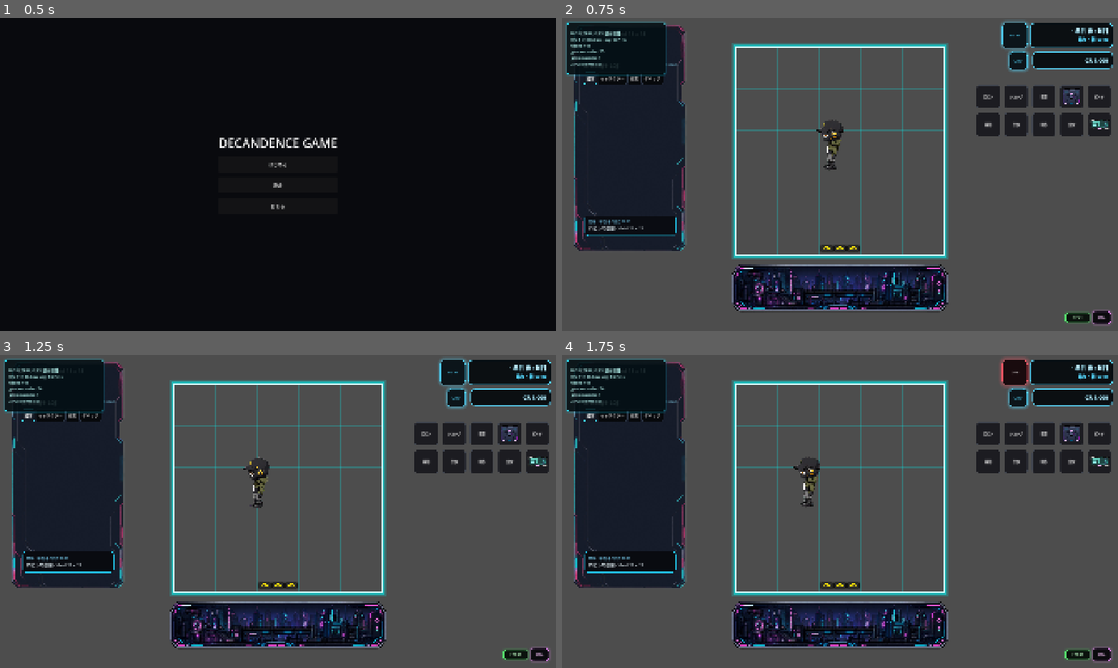
Above: before the commit, frames 1-4 (two rows, left to right).
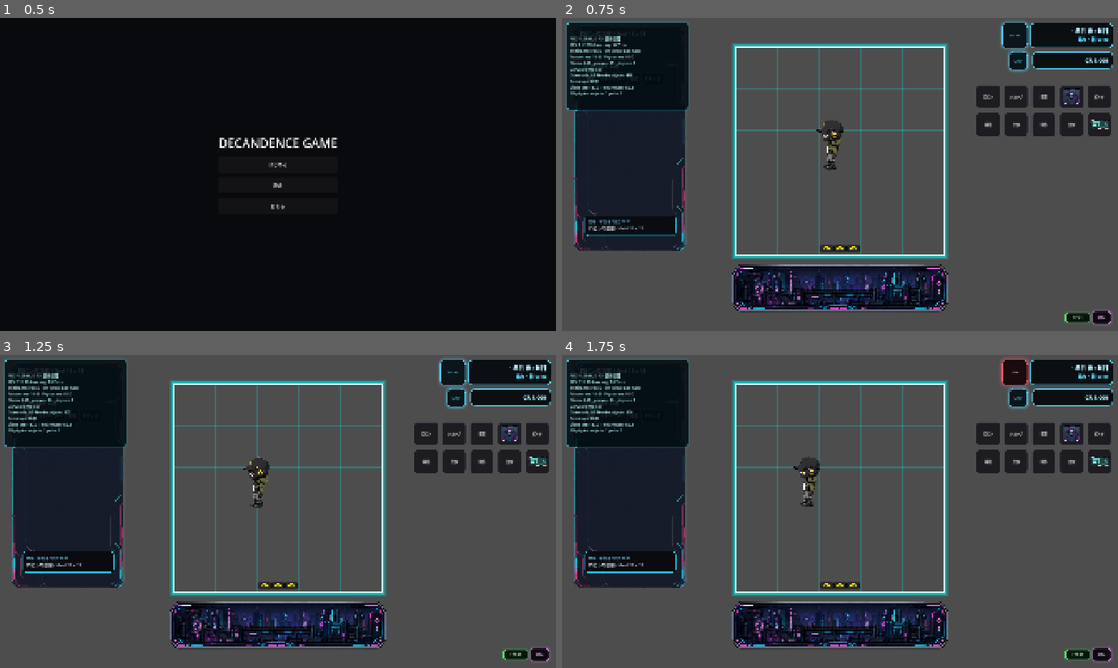
Above: after the commit, the same moments.

Repository: grimoire1089-coder/optimistic
Game: Godot game, scene res://Scenes/Boot/TitleScene.tscn
The game is run twice, just before and just after one commit, with the same random seed, the same clock (stepped at 60 frames per second) and the same inputs. Sound files missing from this copy of the repository are replaced by a short silence.
Inputs:
- Up to frame 1 (0.5 s): no input
- Up to frame 2 (0.75 s): click "はじめる" at 0.5 s
- Up to frame 3 (1.25 s): no input
- Up to frame 4 (1.75 s): click "BGM" at 1.25 s

Frame 1 is identical in both runs. In frame 2, 1.8% of the frame differs, in the area x 0-23%, y 1-30%; in frame 3, 1.9%; in frame 4, 1.9%.

Commit message:
Show engine and rendering counters in profiler HUD

Diff:
--- a/Scripts/UI/Debug/SimpleProfilerHud.gd
+++ b/Scripts/UI/Debug/SimpleProfilerHud.gd
@@ -2,7 +2,7 @@
 class_name SimpleProfilerHud
 
 @export var update_interval_seconds: float = 0.5
-@export var panel_size: Vector2 = Vector2(340.0, 180.0)
+@export var panel_size: Vector2 = Vector2(420.0, 300.0)
 @export var panel_offset: Vector2 = Vector2(16.0, 16.0)
 @export var toggle_key: Key = KEY_F3
 
@@ -106,14 +106,34 @@
 	var fps_ms := 0.0
 	if fps > 0:
 		fps_ms = 1000.0 / float(fps)
-	return "PROFILER HUD  F3: 表示切替\nFPS: %d / %.1f ms  avg: %.1f ms\nNodes: %d\n_process nodes: %d\n_physics nodes: %d\nCanvasItems: %d" % [
+	var process_ms := _seconds_to_ms(float(Performance.get_monitor(Performance.TIME_PROCESS)))
+	var physics_ms := _seconds_to_ms(float(Performance.get_monitor(Performance.TIME_PHYSICS_PROCESS)))
+	var draw_calls := int(Performance.get_monitor(Performance.RENDER_TOTAL_DRAW_CALLS_IN_FRAME))
+	var render_objects := int(Performance.get_monitor(Performance.RENDER_TOTAL_OBJECTS_IN_FRAME))
+	var render_primitives := int(Performance.get_monitor(Performance.RENDER_TOTAL_PRIMITIVES_IN_FRAME))
+	var video_mb := _bytes_to_mb(float(Performance.get_monitor(Performance.RENDER_VIDEO_MEM_USED)))
+	var texture_mb := _bytes_to_mb(float(Performance.get_monitor(Performance.RENDER_TEXTURE_MEM_USED)))
+	var physics_objects := int(Performance.get_monitor(Performance.PHYSICS_2D_ACTIVE_OBJECTS))
+	var collision_pairs := int(Performance.get_monitor(Performance.PHYSICS_2D_COLLISION_PAIRS))
+	return "PROFILER HUD  F3: 表示切替\nFPS: %d / %.1f ms  avg: %.1f ms\nEngine.max_fps: %d  low_processor: %s\nProcess ms: %.2f  Physics ms: %.2f\nNodes: %d  _process: %d  _physics: %d\nCanvasItems: %d\nDraw calls: %d  Render objects: %d\nPrimitives: %d\nVideo MB: %.1f  Texture MB: %.1f\n2D physics objects: %d  pairs: %d" % [
 		fps,
 		fps_ms,
 		_last_average_frame_ms,
+		Engine.max_fps,
+		str(OS.low_processor_usage_mode),
+		process_ms,
+		physics_ms,
 		_total_node_count,
 		_process_node_count,
 		_physics_node_count,
 		_canvas_item_count,
+		draw_calls,
+		render_objects,
+		render_primitives,
+		video_mb,
+		texture_mb,
+		physics_objects,
+		collision_pairs,
 	]
 
 
@@ -137,3 +157,11 @@
 		_canvas_item_count += 1
 	for child in node.get_children():
 		_count_node_recursive(child)
+
+
+func _seconds_to_ms(seconds: float) -> float:
+	return seconds * 1000.0
+
+
+func _bytes_to_mb(bytes_value: float) -> float:
+	return bytes_value / 1048576.0
